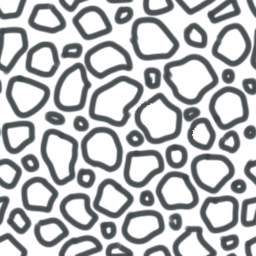
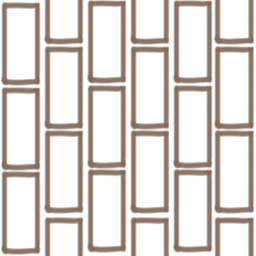
Layered file, before and after one edit (256 x 256). Changes by layer:
renamed "Layer 3" to "Pedra", hid it over [0, 0, 256, 256]
added layer "Madeira" above "Referência para canto" over [0, 0, 255, 256]
